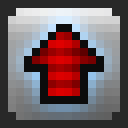
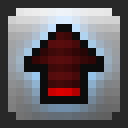
Layered file, before and after one edit (w=128, h=128). Changes by layer:
added layer "Frame 63 (interpolated) (50ms) (replace)" above "Frame 62 (interpolated) (50ms) (replace)" over [32, 32, 96, 88]
added layer "Frame 62 (interpolated) (50ms) (replace)" above "Frame 61 (interpolated) (50ms) (replace)" over [32, 32, 96, 88]
added layer "Frame 61 (interpolated) (50ms) (replace)" above "Frame 60 (interpolated) (50ms) (replace)" over [32, 32, 96, 88]
added layer "Frame 60 (interpolated) (50ms) (replace)" above "Frame 59 (interpolated) (50ms) (replace)" over [32, 32, 96, 88]
added layer "Frame 59 (interpolated) (50ms) (replace)" above "Frame 58 (interpolated) (50ms) (replace)" over [32, 32, 96, 88]
added layer "Frame 58 (interpolated) (50ms) (replace)" above "Frame 57 (interpolated) (50ms) (replace)" over [32, 32, 96, 88]
added layer "Frame 57 (interpolated) (50ms) (replace)" above "Frame 56 (50ms) (replace)" over [32, 32, 96, 88]
added layer "Frame 55 (interpolated) (50ms) (replace)" above "Frame 54 (interpolated) (50ms) (replace)" over [32, 32, 96, 88]
added layer "Frame 54 (interpolated) (50ms) (replace)" above "Frame 53 (interpolated) (50ms) (replace)" over [32, 32, 96, 88]
added layer "Frame 53 (interpolated) (50ms) (replace)" above "Frame 52 (interpolated) (50ms) (replace)" over [32, 32, 96, 88]
added layer "Frame 52 (interpolated) (50ms) (replace)" above "Frame 51 (interpolated) (50ms) (replace)" over [32, 32, 96, 88]
added layer "Frame 51 (interpolated) (50ms) (replace)" above "Frame 50 (interpolated) (50ms) (replace)" over [32, 32, 96, 88]
added layer "Frame 50 (interpolated) (50ms) (replace)" above "Frame 49 (interpolated) (50ms) (replace)" over [32, 32, 96, 88]
added layer "Frame 49 (interpolated) (50ms) (replace)" above "Frame 48 (50ms) (replace)" over [32, 32, 96, 88]
added layer "Frame 48 (50ms) (replace)" above "Frame 47 (interpolated) (50ms) (replace)" over [32, 32, 96, 88]
…and 43 more changes (41 added, 2 painted, 2 renamed, 1 stack)
